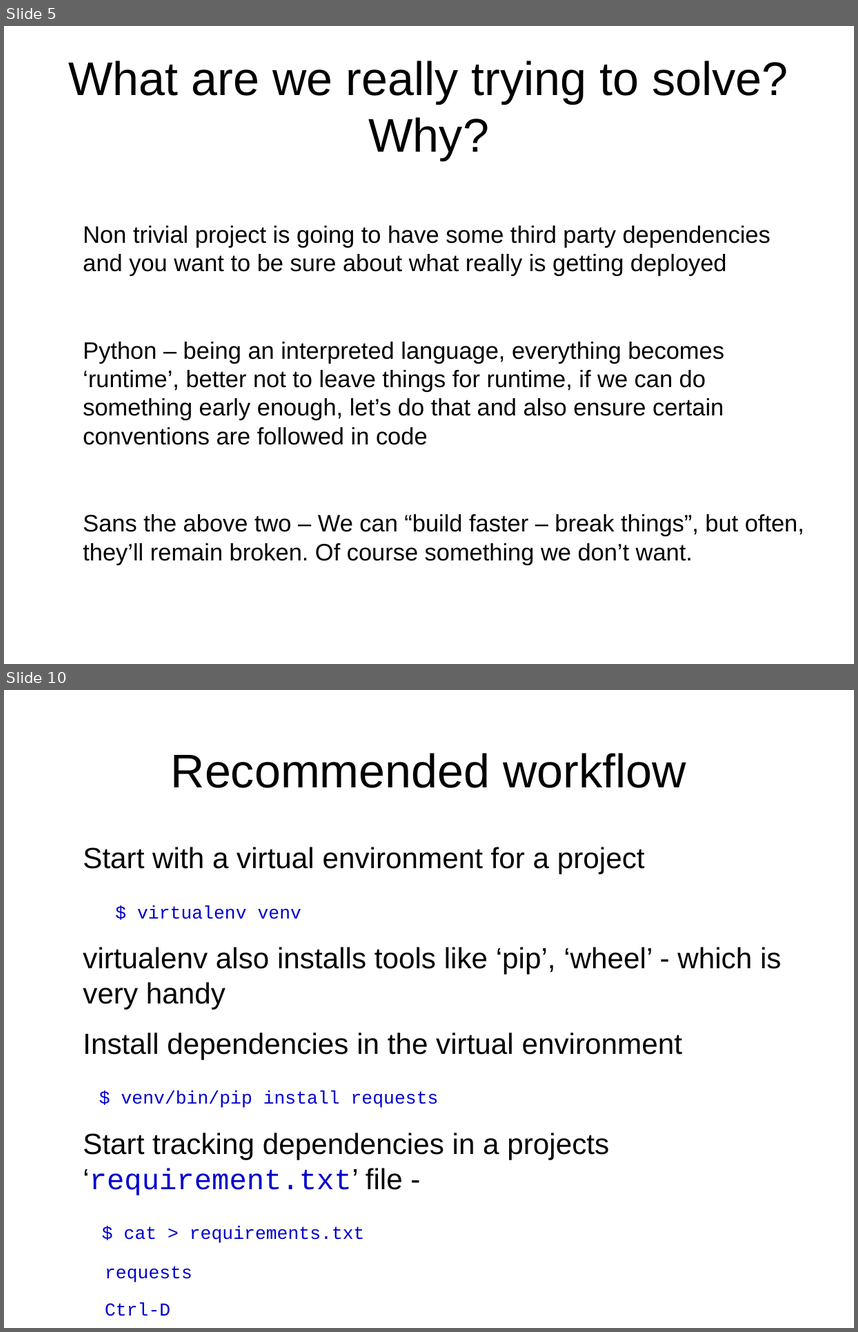
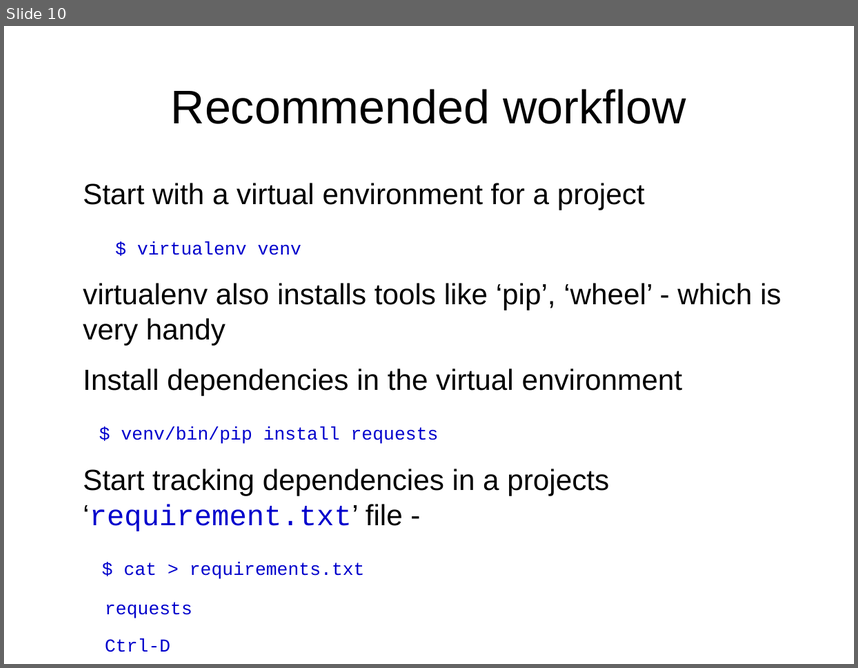
Before and after one commit to gabhijit/Pycon-2018, a slide deck: presentation.odp. Shown one above the other, each under a label of ours: slides 5 and 10 before the commit, slide 10 after it; the slides between them are not shown. The pictures are 858x1332 and 858x668 pixels, drawn with LibreOffice and Linux fonts; fonts in the diff are those of the drawing. Boxes give left, top, right and bottom in pixels: in the first picture for what was removed or moved away, otherwise in the second. Text is boxed around its words. In the diff, an @@ line names an element or a change of style, - is before the commit and + after.

```diff
--- a/presentation.odp
+++ b/presentation.odp
@@ slide 5 removed at bbox=[4, 26, 854, 664], background #FFFFFF @@
@@ title removed at bbox=[69, 60, 788, 160] @@
-What are we really trying to solve? Why?
@@ text removed at bbox=[83, 225, 804, 564] @@
-Non trivial project is going to have some third party dependencies and you want to be sure about what really is getting deployed
-Python – being an interpreted language, everything becomes ‘runtime’, better not to leave things for runtime, if we can do something early enough, let’s do that and also ensure certain conventions are followed in code
-Sans the above two – We can “build faster – break things”, but often, they’ll remain broken. Of course something we don’t want.
```
Also in this commit, not shown: 12 slides changed, 18 slides added, 1 other slide removed.
